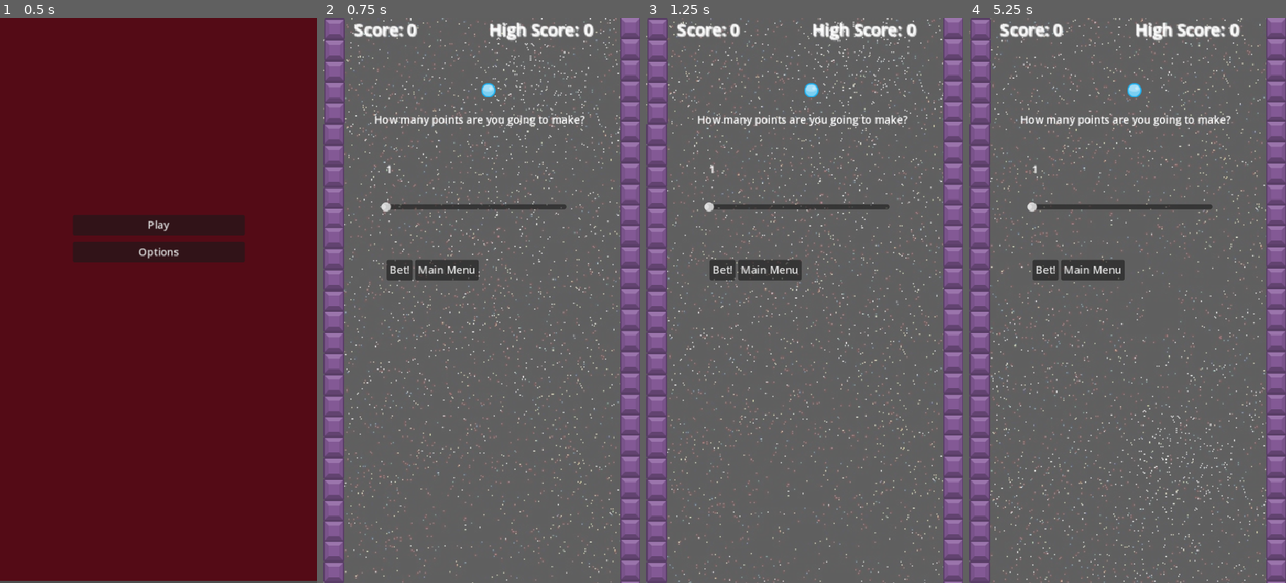
Above: before the commit, frames 1-4 (left to right).
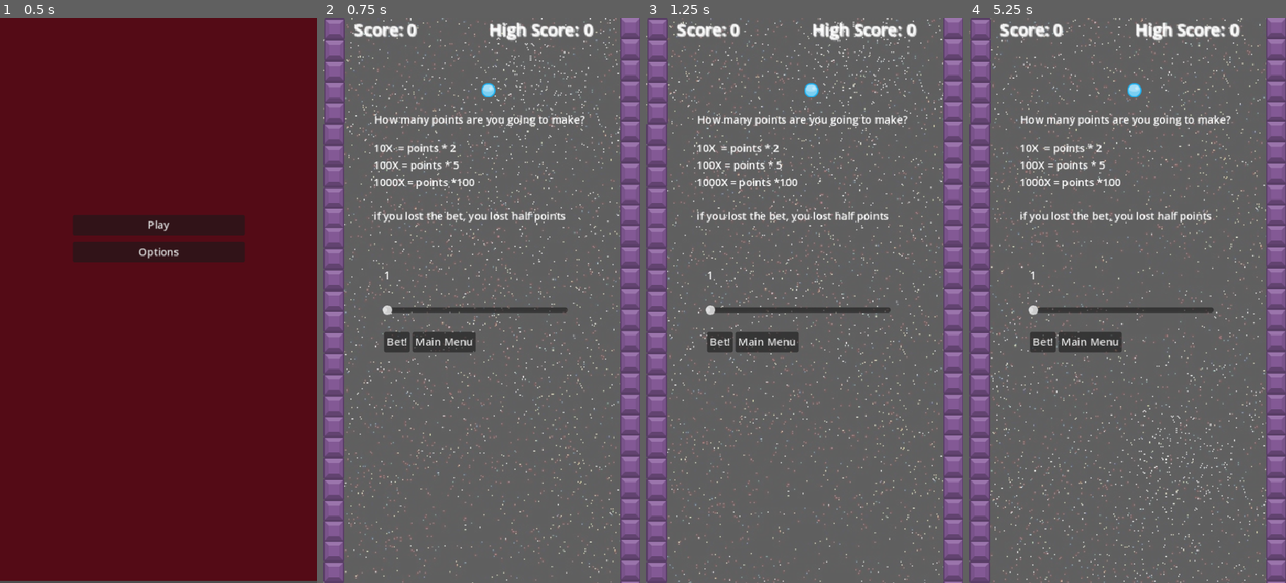
Above: after the commit, the same moments.

Repository: cauchomono/fallingball
Game: Godot game, scene res://main_menu.tscn
The game is run twice, just before and just after one commit, with the same random seed, the same clock (stepped at 60 frames per second) and the same inputs.
Inputs:
- Up to frame 1 (0.5 s): no input
- Up to frame 2 (0.75 s): click "Play" at 0.5 s
- Up to frame 3 (1.25 s): no input
- Up to frame 4 (5.25 s): click "Bet!" at 1.25 s; tap Enter (ui_accept) at 2, 2.27, 3.02, 4.52 s; click "Restart" at 5 s

Frame 1 is identical in both runs. In frame 2, 4.1% of the frame differs, in the area x 16-78%, y 22-60%; in frame 3, 4.1%; in frame 4, 4.1%.

Commit message:
Update bet screen layout and add payout info label
Adjusted UI element offsets in bet_screen.tscn for improved layout. Added a new label displaying payout multipliers and loss conditions. Minor whitespace changes in bet_screen.gd.

Diff:
--- a/bet_screen.tscn
+++ b/bet_screen.tscn
@@ -31,10 +31,10 @@
 anchor_top = 0.335
 anchor_right = 0.196
 anchor_bottom = 0.335
-offset_left = -7.08
-offset_top = -9.42502
-offset_right = 273.92
-offset_bottom = 6.57498
+offset_left = -5.07999
+offset_top = 146.575
+offset_right = 275.92
+offset_bottom = 162.575
 min_value = 1.0
 max_value = 10000.0
 value = 1.0
@@ -47,10 +47,10 @@
 anchor_top = 0.263
 anchor_right = 0.204
 anchor_bottom = 0.263
-offset_left = -2.92001
-offset_top = -7.86501
-offset_right = 221.08
-offset_bottom = 32.135
+offset_left = -5.92
+offset_top = 152.135
+offset_right = 218.08
+offset_bottom = 192.135
 text = "1000"
 
 [node name="HBoxContainer" type="HBoxContainer" parent="ColorRect"]
@@ -60,9 +60,10 @@
 anchor_top = 0.427
 anchor_right = 0.2
 anchor_bottom = 0.427
-offset_top = -0.085022
-offset_right = 295.0
-offset_bottom = 26.915
+offset_left = -4.0
+offset_top = 108.915
+offset_right = 291.0
+offset_bottom = 139.915
 
 [node name="Bet" type="Button" parent="ColorRect/HBoxContainer"]
 layout_mode = 2
@@ -72,6 +73,25 @@
 layout_mode = 2
 text = "Main Menu"
 
+[node name="Label2" type="Label" parent="ColorRect"]
+layout_mode = 1
+anchors_preset = -1
+anchor_left = 0.171
+anchor_top = 0.166
+anchor_right = 0.171
+anchor_bottom = 0.166
+offset_left = -6.08
+offset_top = 43.07
+offset_right = 312.92
+offset_bottom = 170.07
+text = "10X  = points * 2
+100X = points * 5
+1000X = points *100
+
+if you lost the bet, you lost half points
+
+"
+
 [connection signal="value_changed" from="ColorRect/Slider" to="." method="_on_h_slider_value_changed"]
 [connection signal="pressed" from="ColorRect/HBoxContainer/Bet" to="." method="_on_bet_pressed"]
 [connection signal="pressed" from="ColorRect/HBoxContainer/Main_menu" to="." method="_on_main_menu_pressed"]
